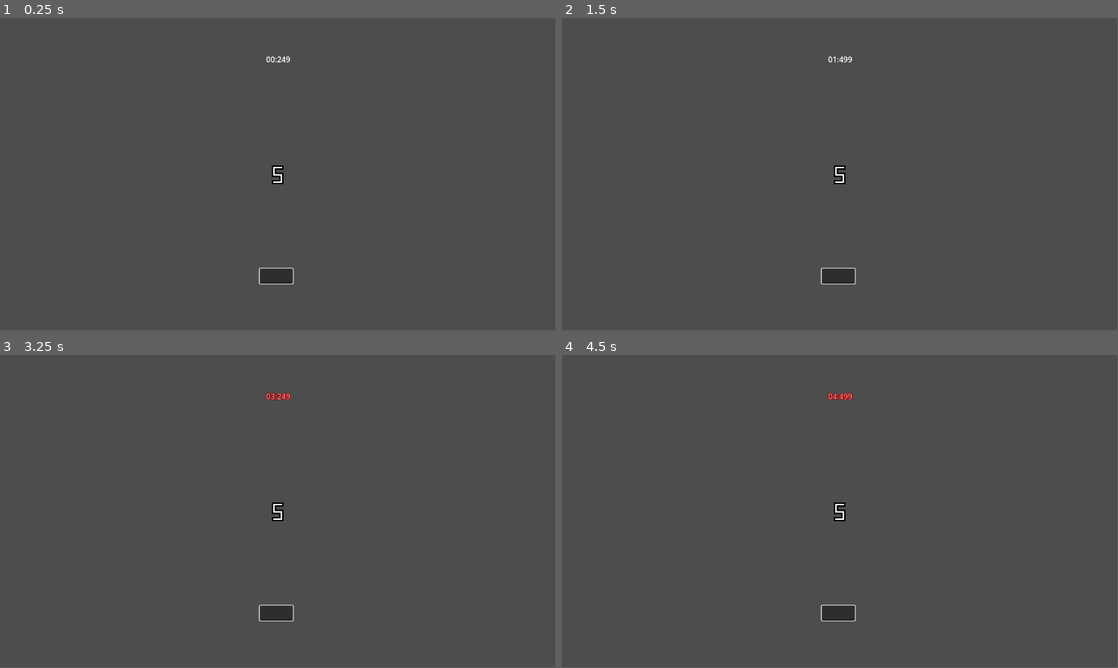
Above: before the commit, frames 1-4 (two rows, left to right).
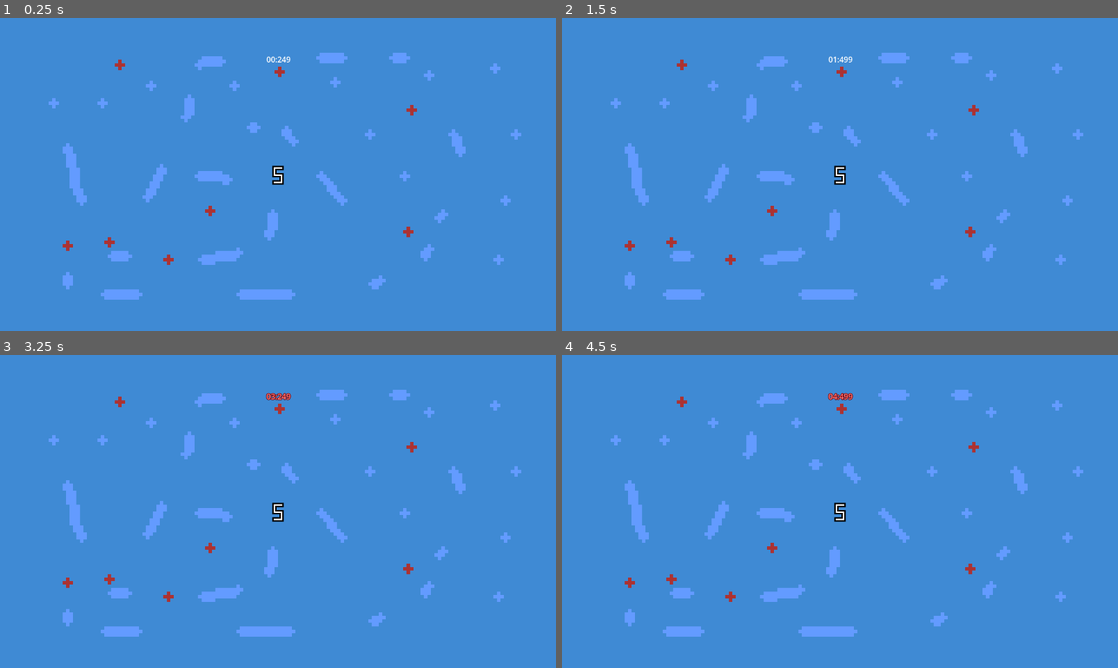
Above: after the commit, the same moments.

Repository: Clothwest/music-theory-learner
Game: Godot game, scene res://solfege/solfege.tscn
The game is run twice, just before and just after one commit, with the same random seed, the same clock (stepped at 60 frames per second) and the same inputs.
Inputs:
- Up to frame 1 (0.25 s): no input
- Up to frame 2 (1.5 s): no input
- Up to frame 3 (3.25 s): no input
- Up to frame 4 (4.5 s): no input
In our replay, the window is 799x449 before the commit and 800x450 after it. These sizes can differ from the game's own. Grey fills any space a smaller window leaves; there, only what the larger window draws over its background counts as a difference.

The runs differ from the first frame. In frame 1, 100% of the frame differs, in the area x 0-100%, y 0-100%; in frame 2, 100%; in frame 3, 100%; in frame 4, 100%.

Commit message:
fix some problems adout spawning

Diff:
--- a/project.godot
+++ b/project.godot
@@ -15,6 +15,14 @@
 config/features=PackedStringArray("4.4", "Forward Plus")
 config/icon="res://icon.svg"
 
+[display]
+
+window/stretch/mode="viewport"
+
+[layer_names]
+
+2d_physics/layer_1="number_body"
+
 [rendering]
 
 textures/canvas_textures/default_texture_filter=0
--- a/solfege/boundary/boundary.tscn
+++ b/solfege/boundary/boundary.tscn
@@ -3,4 +3,5 @@
 [ext_resource type="Script" uid="uid://dv54ffy61c1fp" path="res://solfege/boundary/boundary.gd" id="1_0uiy5"]
 
 [node name="Boundary" type="Area2D"]
+collision_layer = 0
 script = ExtResource("1_0uiy5")
--- a/solfege/number_body/number_body.tscn
+++ b/solfege/number_body/number_body.tscn
@@ -65,6 +65,7 @@
 
 [node name="NumberBody" type="CharacterBody2D" node_paths=PackedStringArray("animated_sprite")]
 scale = Vector2(3, 3)
+collision_mask = 0
 script = ExtResource("1_o25ba")
 animated_sprite = NodePath("AnimatedSprite2D")
 
--- a/solfege/number_body_spawner/number_body_spawner.gd
+++ b/solfege/number_body_spawner/number_body_spawner.gd
@@ -6,7 +6,7 @@
 #
 var numbers: Array[int] = [1, 2, 3, 4 ,5, 6, 7]
 var positions: Array[Vector2] = []
-var velocities: Array[Vector2] = [Vector2(0.0, 100.0), Vector2(0.0, 125.0), Vector2(0.0, 150.0)]
+var velocities: Array[Vector2] = [Vector2(100.0, 0.0), Vector2(125.0, 0.0), Vector2(150.0, 0.0)]
 #
 var current_mode: Solfege.Mode = Solfege.Mode.NORMAL
 #
@@ -16,9 +16,11 @@
 func _ready() -> void:
 	viewport_center_position = get_viewport().get_visible_rect().size / 2
 	#
-	positions.push_back(get_viewport().get_visible_rect().size / 4)
-	positions.push_back(Vector2(get_viewport().get_visible_rect().size.x / 2, get_viewport().get_visible_rect().size.y / 4))
-	positions.push_back(Vector2(get_viewport().get_visible_rect().size.x / 4 * 3, get_viewport().get_visible_rect().size.y / 4))
+	var x: float = get_viewport().get_visible_rect().size.x / 10
+	var y: float = get_viewport().get_visible_rect().size.y / 4
+	positions.push_back(Vector2(x, y * 1))
+	positions.push_back(Vector2(x, y * 2))
+	positions.push_back(Vector2(x, y * 3))
 
 func init(initial_mode: Solfege.Mode) -> void:
 	current_mode = initial_mode
@@ -28,9 +30,7 @@
 		Solfege.Mode.NORMAL:
 			spawn_normal()
 		Solfege.Mode.HARD:
-			for n in 3 - killable_number_bodies.size():
-				await get_tree().create_timer(0.5).timeout
-				spawn_hard()
+			spawn_hard()
 		_:
 			return
 
--- a/solfege/solfege.gd
+++ b/solfege/solfege.gd
@@ -1,5 +1,6 @@
 class_name Solfege extends Node2D
 
+@onready var animated_sprite: AnimatedSprite2D = $AnimatedSprite2D
 @onready var number_body_spawner: NumberBodySpawner = $NumberBodySpawner
 @onready var timer_label: TimerLabel = $Timer
 @onready var solfege_line_edit: SolfegeLineEdit = $Solfege
@@ -12,7 +13,6 @@
 		current_mode = c
 		number_body_spawner.current_mode = current_mode
 @export var threshold: int = 10
-#
 var completed_count: int = 0
 
 func _ready() -> void:
@@ -34,9 +34,7 @@
 
 func change_mode_to(mode: Mode) -> void:
 	current_mode = mode
-
-func to_next_mode() -> void:
-	current_mode += 1
+	animated_sprite.frame = current_mode
 
 func reset() -> void:
 	timer_label.reset()
@@ -48,14 +46,16 @@
 		solfege_line_edit.reset()
 		return
 	completed_count += 1
-	await get_tree().create_timer(0.5).timeout
+	if current_mode != Mode.HARD and completed_count >= threshold:
+		change_mode_to(Mode.HARD)
+		timer_label.visible = false
+		for n in range(2):
+			await spawn_in_delay(0.5)
+	#
 	solfege_line_edit.reset()
-	change_mode_to(Mode.HARD if completed_count >= threshold else Mode.NORMAL)
-	match current_mode:
-		Mode.NORMAL:
-			timer_label.reset()
-			number_body_spawner.spawn()
-		Mode.HARD:
-			timer_label.visible = false
-			if number_body_spawner.killable_number_bodies.size() < 3:
-				number_body_spawner.spawn()
+	timer_label.reset()
+	spawn_in_delay(0.5)
+
+func spawn_in_delay(second: float) -> void:
+	await get_tree().create_timer(second).timeout
+	number_body_spawner.spawn()
--- a/solfege/solfege.tscn
+++ b/solfege/solfege.tscn
@@ -1,16 +1,52 @@
-[gd_scene load_steps=6 format=3 uid="uid://c36la3itmohj6"]
+[gd_scene load_steps=13 format=3 uid="uid://c36la3itmohj6"]
 
 [ext_resource type="Script" uid="uid://bjxskskeanx57" path="res://solfege/solfege.gd" id="1_1vtob"]
+[ext_resource type="Texture2D" uid="uid://dwufy0jr3mfb4" path="res://assets/music_theory_learner.png" id="2_2inpg"]
 [ext_resource type="PackedScene" uid="uid://bcndpbhou0qn" path="res://solfege/number_body_spawner/number_body_spawner.tscn" id="2_ix60j"]
 [ext_resource type="Script" uid="uid://6iikrjlf4rj0" path="res://solfege/solfege_line_edit.gd" id="2_monw2"]
 [ext_resource type="Script" uid="uid://7rd6m2m86no" path="res://solfege/timer_label.gd" id="2_nkerw"]
 
+[sub_resource type="AtlasTexture" id="AtlasTexture_oiibb"]
+atlas = ExtResource("2_2inpg")
+region = Rect2(24, 4, 160, 90)
+
+[sub_resource type="AtlasTexture" id="AtlasTexture_6sb7m"]
+atlas = ExtResource("2_2inpg")
+region = Rect2(24, 98, 160, 90)
+
+[sub_resource type="SpriteFrames" id="SpriteFrames_qphwi"]
+animations = [{
+"frames": [{
+"duration": 1.0,
+"texture": SubResource("AtlasTexture_oiibb")
+}, {
+"duration": 1.0,
+"texture": SubResource("AtlasTexture_6sb7m")
+}],
+"loop": true,
+"name": &"default",
+"speed": 5.0
+}]
+
 [sub_resource type="LabelSettings" id="LabelSettings_1vtob"]
 outline_color = Color(0.5, 0, 0, 1)
+
+[sub_resource type="StyleBoxEmpty" id="StyleBoxEmpty_ix60j"]
+
+[sub_resource type="StyleBoxEmpty" id="StyleBoxEmpty_2inpg"]
+
+[sub_resource type="Theme" id="Theme_2inpg"]
+LineEdit/styles/focus = SubResource("StyleBoxEmpty_ix60j")
+LineEdit/styles/normal = SubResource("StyleBoxEmpty_2inpg")
 
 [node name="Solfege" type="Node2D"]
 script = ExtResource("1_1vtob")
 threshold = 1
+
+[node name="AnimatedSprite2D" type="AnimatedSprite2D" parent="."]
+position = Vector2(576, 324)
+scale = Vector2(7.2, 7.2)
+sprite_frames = SubResource("SpriteFrames_qphwi")
 
 [node name="NumberBodySpawner" parent="." instance=ExtResource("2_ix60j")]
 
@@ -27,12 +63,13 @@
 script = ExtResource("2_nkerw")
 
 [node name="Solfege" type="LineEdit" parent="."]
-offset_left = 539.0
-offset_top = 520.0
-offset_right = 607.563
-offset_bottom = 551.0
-theme_override_colors/selection_color = Color(0, 0, 0, 0)
+offset_left = 523.0
+offset_top = 496.0
+offset_right = 623.0
+offset_bottom = 538.0
+theme = SubResource("Theme_2inpg")
 theme_override_colors/caret_color = Color(0, 0, 0, 0)
+theme_override_font_sizes/font_size = 24
 alignment = 1
 max_length = 4
 script = ExtResource("2_monw2")
Binary file changed: assets/music_theory_learner.png
Not shown, changed: assets/music_theory_learner.png.import
Not shown: 1 places in solfege/number_body/number_body.tscn that only renumber resources
